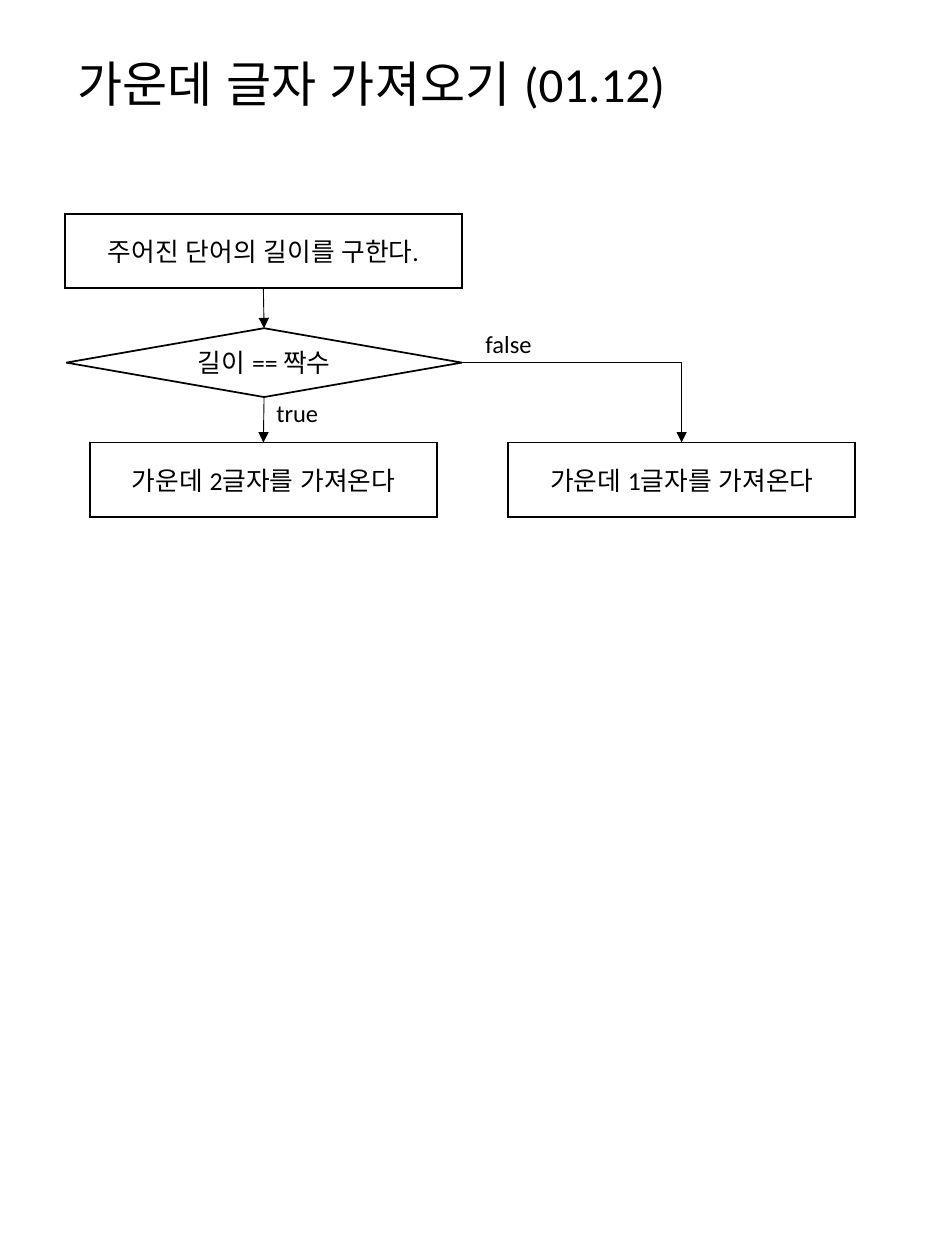
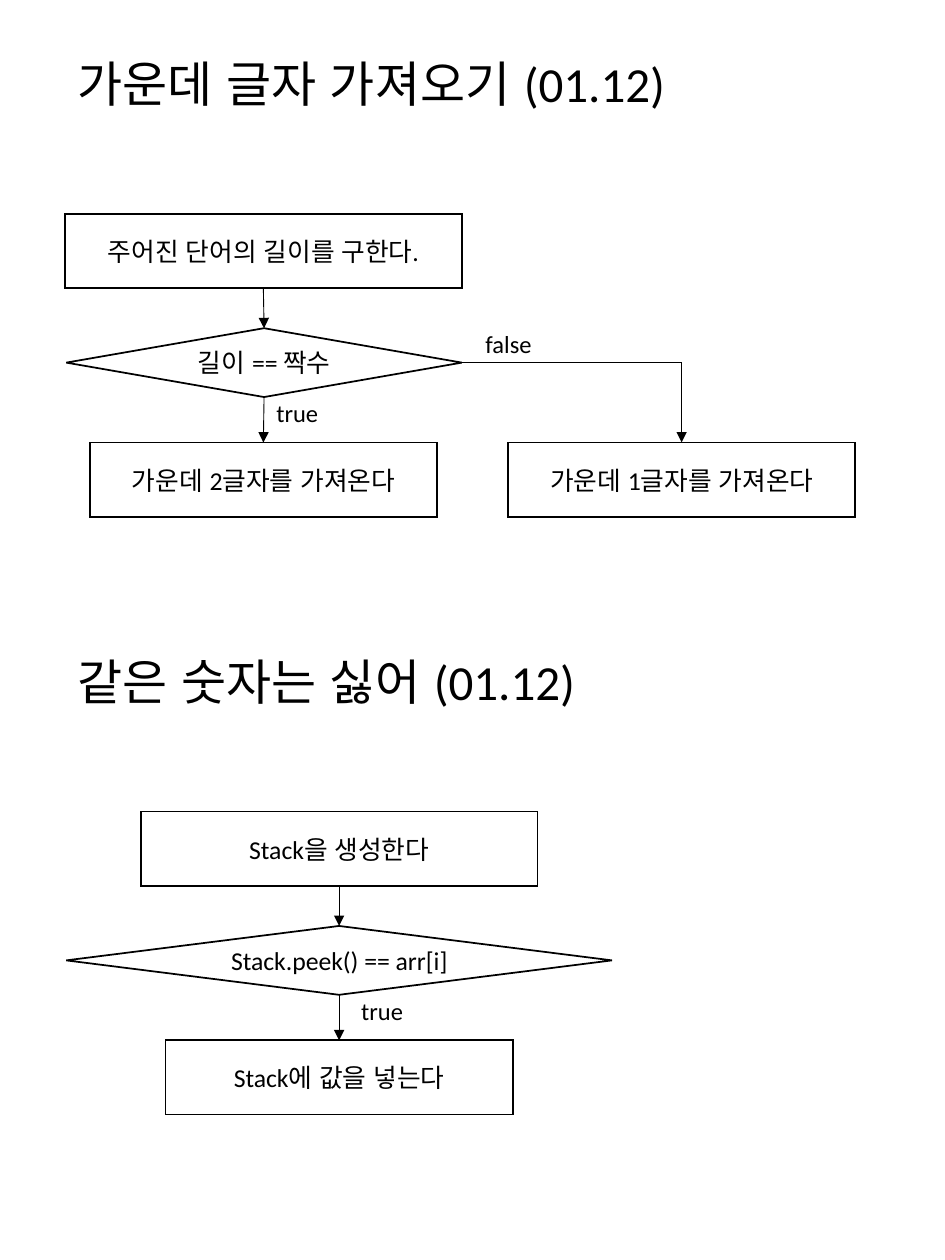
Before and after one commit to mornings9047/Algorithms_Programmers, a slide deck: slide 10 of 알고리즘_프로그래머스_Level01_순서도.pptx. Drawn at 945x1260 pixels with LibreOffice and Linux fonts; fonts in the diff are those of the drawing. Boxes give left, top, right and bottom in pixels: in the first picture for what was removed or moved away, otherwise in the second. Text is boxed around its words. In the diff, an @@ line names an element or a change of style, - is before the commit and + after.

```diff
--- a/알고리즘_프로그래머스_Level01_순서도.pptx
+++ b/알고리즘_프로그래머스_Level01_순서도.pptx
@@ text added at <box>78,659,575,707</box>, 28 pt, text #000000 @@
+같은 숫자는 싫어 (01.12)
@@ rectangle added at <box>141,811,538,886</box>, outline #000000 1 pt, 14.7 pt, text #000000 @@
+Stack을 생성한다
@@ arrow added from (339, 886) to (339, 926), #000000 0.5 pt @@
@@ diamond added at <box>67,926,612,995</box>, outline #000000 1 pt, 14.7 pt, text #000000 @@
+Stack.peek() == arr[i]
@@ arrow added from (339, 995) to (339, 1041), #000000 0.5 pt @@
@@ text added at <box>361,1004,403,1020</box>, 14 pt, text #000000 @@
+true
@@ rectangle added at <box>165,1041,513,1115</box>, outline #000000 1 pt, 14.7 pt, text #000000 @@
+Stack에 값을 넣는다
```
Also in this commit, not shown: 1 other slide changed, 1 slide added, 2 slides removed, 2 other files.
